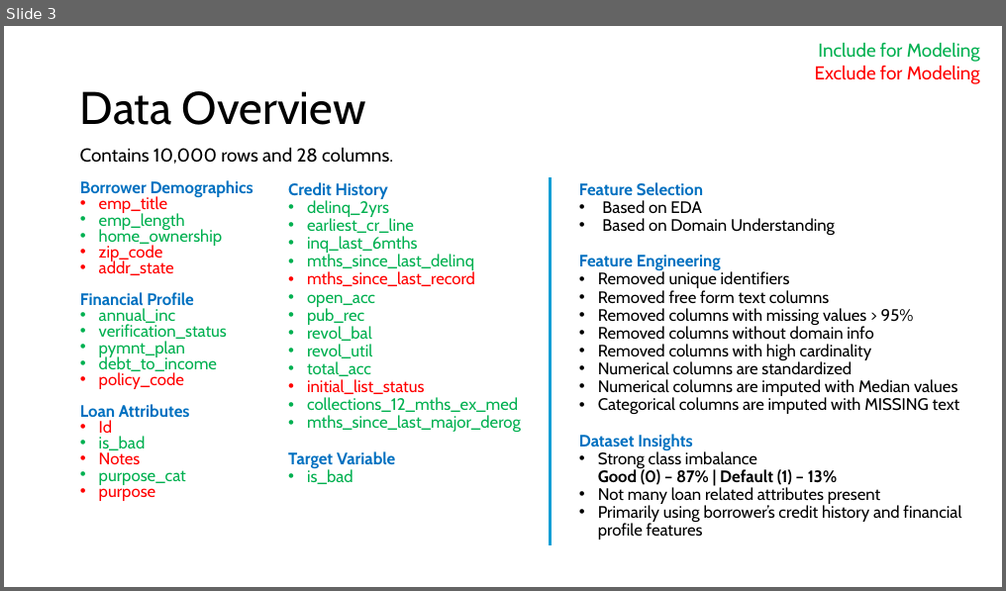
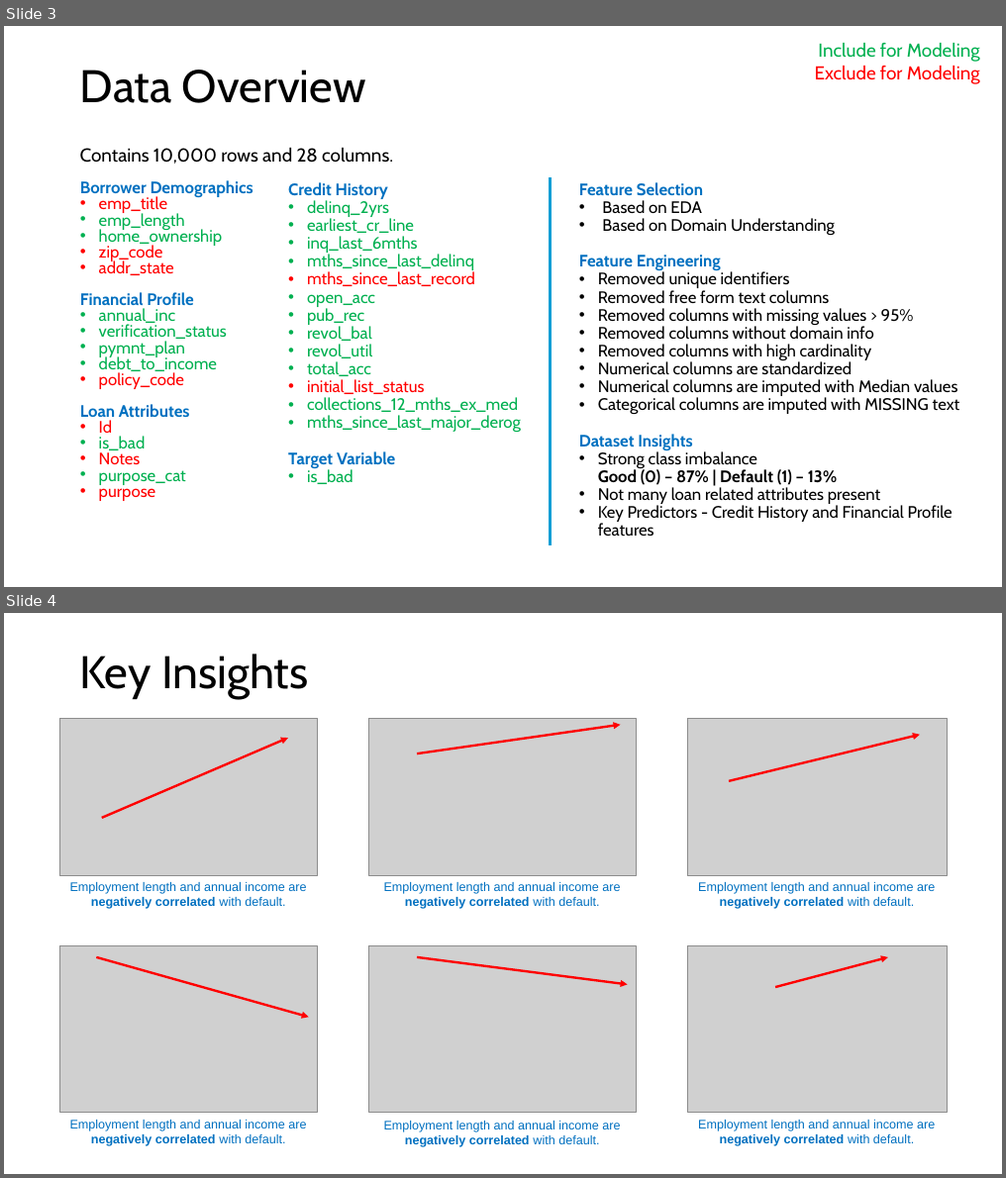
Before and after one commit to mvsundaresan/LendingClub, a slide deck: LendingClubAnalysis.pptx. Shown one above the other, each under a label of ours: slide 3 before the commit, slides 3 and 4 after it. The pictures are 1006x591 and 1006x1178 pixels, drawn with LibreOffice and Linux fonts; fonts in the diff are those of the drawing; grey boxes stand for pictures. Boxes give left, top, right and bottom in pixels: in the first picture for what was removed or moved away, otherwise in the second. Text is boxed around its words. In the diff, an @@ line names an element or a change of style, - is before the commit and + after.

```diff
--- a/LendingClubAnalysis.pptx
+++ b/LendingClubAnalysis.pptx
@@ slide 4 added at bbox=[4, 613, 1002, 1174], background #FFFFFF @@
@@ title added at bbox=[80, 654, 309, 699], 44 pt, text #000000 @@
+Key Insights
@@ picture added at bbox=[59, 718, 318, 875] @@
@@ picture added at bbox=[369, 718, 636, 875] @@
@@ arrow added from (417, 754) to (621, 725), #FF0000 2.25 pt @@
@@ picture added at bbox=[687, 718, 947, 875] @@
@@ arrow added from (102, 818) to (288, 738), #FF0000 2.25 pt @@
@@ arrow added from (729, 781) to (921, 735), #FF0000 2.25 pt @@
@@ text added at bbox=[70, 882, 306, 909], 12 pt, text #0070C0 @@
+Employment length and annual income are negatively correlated with default.
@@ text added at bbox=[384, 882, 620, 909], 12 pt, text #0070C0 @@
+Employment length and annual income are negatively correlated with default.
@@ text added at bbox=[698, 882, 935, 909], 12 pt, text #0070C0 @@
+Employment length and annual income are negatively correlated with default.
@@ picture added at bbox=[59, 947, 318, 1112] @@
@@ arrow added from (96, 958) to (309, 1017), #FF0000 2.25 pt @@
@@ picture added at bbox=[369, 947, 636, 1112] @@
@@ arrow added from (417, 958) to (628, 985), #FF0000 2.25 pt @@
@@ picture added at bbox=[687, 947, 947, 1112] @@
@@ arrow added from (776, 987) to (888, 958), #FF0000 2.25 pt @@
@@ text added at bbox=[70, 1120, 306, 1147], 12 pt, text #0070C0 @@
+Employment length and annual income are negatively correlated with default.
@@ text added at bbox=[384, 1121, 620, 1148], 12 pt, text #0070C0 @@
+Employment length and annual income are negatively correlated with default.
@@ text added at bbox=[698, 1120, 935, 1147], 12 pt, text #0070C0 @@
+Employment length and annual income are negatively correlated with default.
@@ slide 3 changed as well @@
@@ title "Data Overview": place and size @@
-title "Data Overview" at bbox=[80, 91, 366, 125]
+title "Data Overview" at bbox=[80, 70, 366, 103]
@@ text at bbox=[598, 505, 952, 537]: text changed @@
-• Primarily using borrower’s credit history and financial profile features
+• Key Predictors - Credit History and Financial Profile features
```
Also in this commit, not shown: 3 other slides changed, 2 other slides added, 3 slides removed.
